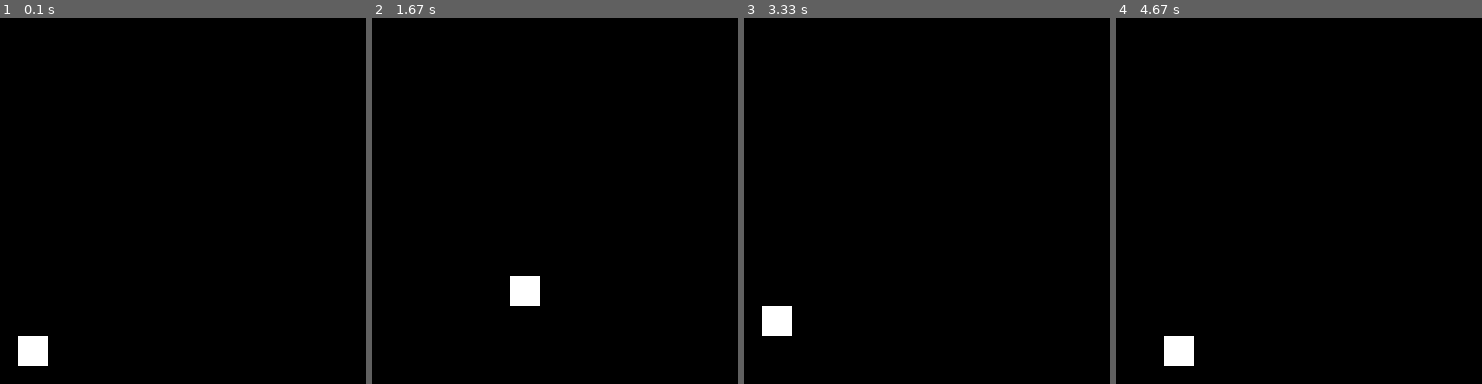
Above: before the commit, frames 1-4 (left to right).
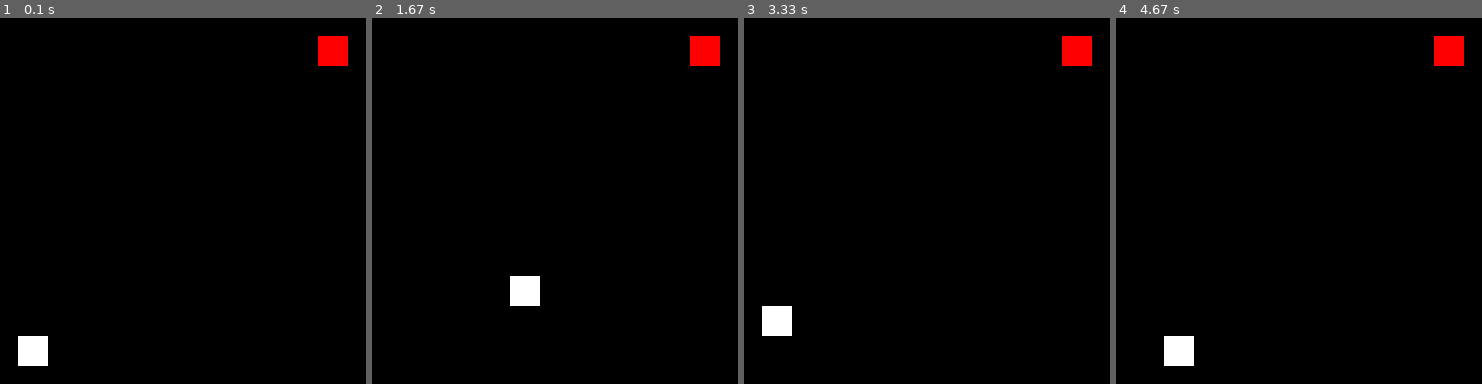
Above: after the commit, the same moments.

Repository: taiane94sb/snake-game-with-pygame
Game: pygame game, started from demo.py
The game is run twice, just before and just after one commit, with the same random seed, the same clock (stepped at 60 frames per second) and the same inputs.
Inputs:
- Up to frame 1 (0.1 s): no input
- Up to frame 2 (1.67 s): hold Right 0.33-0.8 s; hold Up 0.83-1.13 s; hold Right 1.17-1.63 s
- Up to frame 3 (3.33 s): hold Left 1.67-2.2 s; hold Down 2.23-2.53 s; hold Left 2.57-2.97 s; hold Up from 3 s (still down)
- Up to frame 4 (4.67 s): release Up at 3.37 s; hold Right 3.4-4.03 s; hold Down 4.07-4.43 s; hold Left from 4.47 s (still down)

The runs differ from the first frame. In frame 1, 0.7% of the frame differs, in the area x 86-96%, y 4-14%; in frame 2, 0.7%; in frame 3, 0.7%; in frame 4, 0.7%.

Commit message:
Adding Food Item

Diff:
--- a/demo.py
+++ b/demo.py
@@ -11,6 +11,7 @@
 
 white = (255, 255, 255)
 black = (0, 0, 0)
+red = (255, 0, 0)
 
 game_over = False
 
@@ -49,6 +50,7 @@
 
         window.fill(black)
 
-    pygame.draw.rect(window, white, [x1, y1, 10, 10])
+    pygame.draw.rect(window, red, [400, 300, 10, 10])  # snake
+    pygame.draw.rect(window, white, [x1, y1, 10, 10])  # food
     pygame.display.update()
     clock.tick(30)
